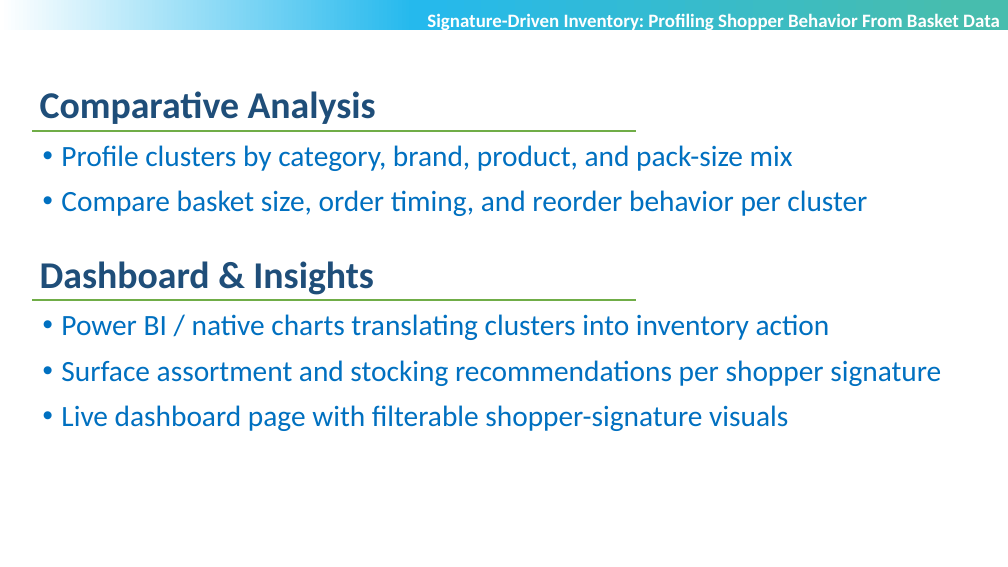
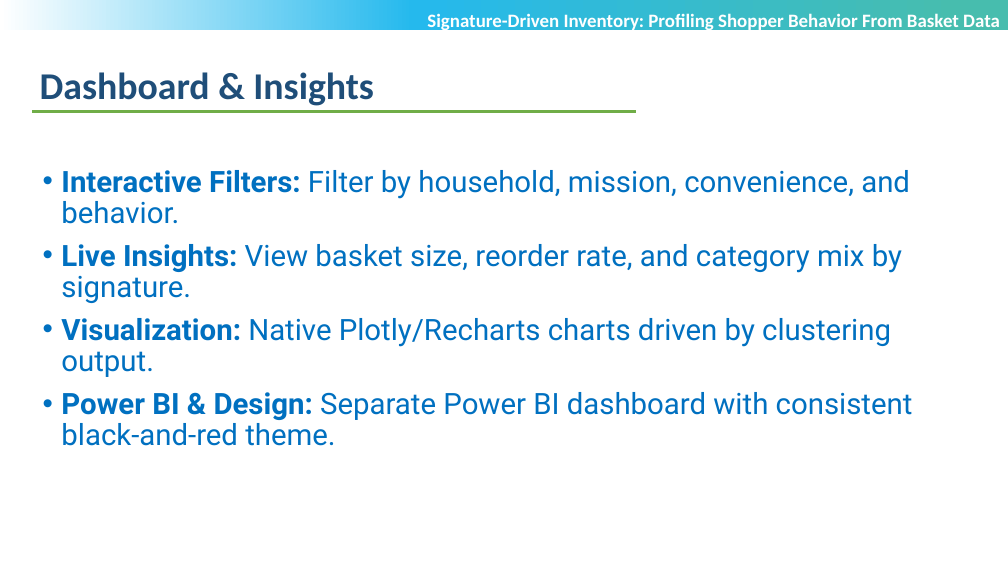
Before and after one commit to POOJITHA-02/lti-proj, a slide deck: slide 12 of INVENTORY 1ST REVIEW.pptx (slide 10 before the commit). Drawn at 1008x567 pixels with LibreOffice and Linux fonts; fonts in the diff are those of the drawing; background and template pictures are left out. Boxes give left, top, right and bottom in pixels: in the first picture for what was removed or moved away, otherwise in the second. Text is boxed around its words. In the diff, an @@ line names an element or a change of style, - is before the commit and + after.

```diff
--- a/INVENTORY 1ST REVIEW.pptx
+++ b/INVENTORY 1ST REVIEW.pptx
@@ text "Dashboard & Insights": place and size @@
-text "Dashboard & Insights" at (40, 261, 374, 295)
+text "Dashboard & Insights" at (40, 72, 374, 106)
@@ line moved from (33, 300) - (637, 300) to (33, 112) - (637, 112) @@
@@ text removed at (40, 91, 376, 124) @@
-Comparative Analysis
@@ line removed from (33, 131) to (637, 131) @@
@@ text removed at (61, 145, 867, 216) @@
-• Profile clusters by category, brand, product, and pack-size mix
-• Compare basket size, order timing, and reorder behavior per cluster
@@ text at (61, 170, 913, 446): text changed; font Calibri to Roboto @@
-• Power BI / native charts translating clusters into inventory action
-• Surface assortment and stocking recommendations per shopper signature
-• Live dashboard page with filterable shopper-signature visuals
+• Interactive Filters: Filter by household, mission, convenience, and behavior.
+• Live Insights: View basket size, reorder rate, and category mix by signature.
+• Visualization: Native Plotly/Recharts charts driven by clustering output.
+• Power BI & Design: Separate Power BI dashboard with consistent black-and-red theme.
```
Also in this commit, not shown: 5 other slides changed, 3 slides added, 1 slide removed, 52 other files.
